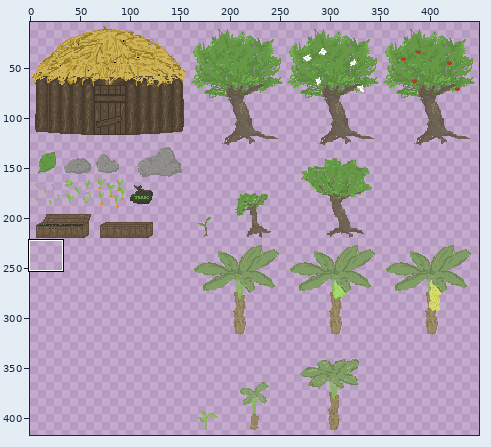
File history of a sprite sheet, Resources/Textures/Textures_Objets.png. The first picture is a wide view before the edit; the outline marks the close-up.
Close-up. Old version:
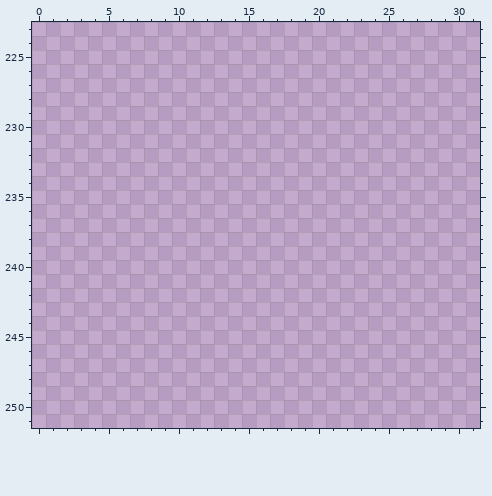
The file is 512x512 pixels. Colours within 5 levels of each other are drawn and written as one. Shown: x 0..31, y 223..251. The wide view leaves out empty margins.
Palette (. is transparent): 
After the commit:
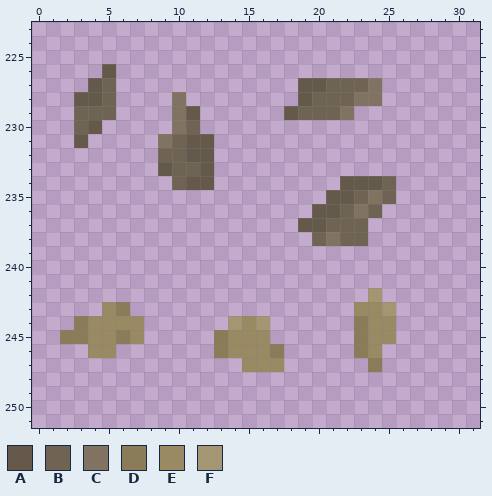
Colours new in this view: A #64594b  B #6f6353  C #817361  D #8a7c59  E #998a63  F #a49672
From old to new:
Colour A is added in row 226 at x 5; in row 227 at x 4 and 19 to 20; in row 228 at x 3 to 4 and 19; in row 229 at x 11 and 18; in row 230 at x 4; in row 231 at x 3 and 11 to 12.
Colour A is added in row 232 at x 11 to 12; in row 233 at x 9 and 12; in row 234 at x 11 to 12 and 22 to 24; in row 235 at x 21 to 22; in row 236 at x 20 to 21; in row 237 at x 19 to 20.
Colour B is added in row 227 at x 5 and 21 to 23; in row 228 at x 5 and 20 to 22; in row 229 at x 3 to 5 and 19 to 21; in row 230 at x 3 and 11; in row 231 at x 10; in row 232 at x 9 to 10.
Colour B is added in row 233 at x 10 to 11; in row 234 at x 10 and 25; in row 235 at x 23 and 25; in row 236 at x 22 and 24; in row 237 at x 21 to 23; in row 238 at x 20 and 22 to 23.
Colour C is added in row 227 at x 24; in row 228 at x 10 and 23 to 24; in row 229 at x 10 and 22; in row 230 at x 10; in row 231 at x 9; in row 235 at x 24.
Colour C is added in row 236 at x 23; in row 238 at x 21.
Colour D is added in row 243 at x 6; in row 244 at x 3 and 23; in row 245 at x 2 to 3, 6, 13 and 23; in row 246 at x 13, 17 and 23; in row 247 at x 24.
Colour E is added in row 243 at x 5 and 23 to 24; in row 244 at x 4 to 7, 15 and 24 to 25; in row 245 at x 4 to 5, 7, 14 to 16 and 24 to 25; in row 246 at x 4 to 5, 14 to 16 and 24; in row 247 at x 15 to 17.
Colour F is added in row 242 at x 24; in row 243 at x 25; in row 244 at x 14 and 16.
Boxes around the changes in both close-ups, in picture pixels (x1, y1, x2, y2):
added: (74, 64, 116, 148)
added: (284, 78, 396, 372)
added: (158, 92, 214, 190)
added: (60, 302, 144, 358)
added: (214, 316, 284, 372)
